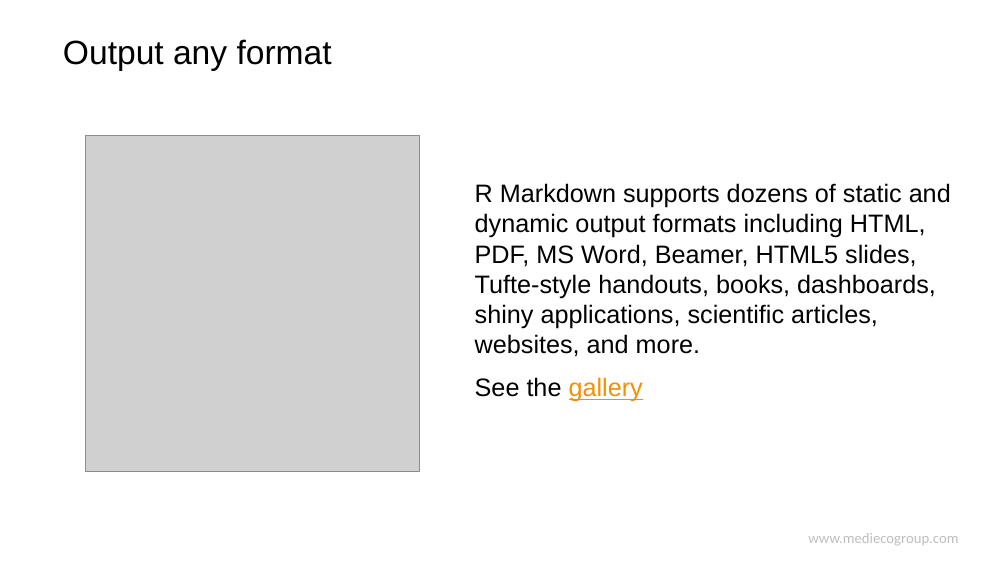
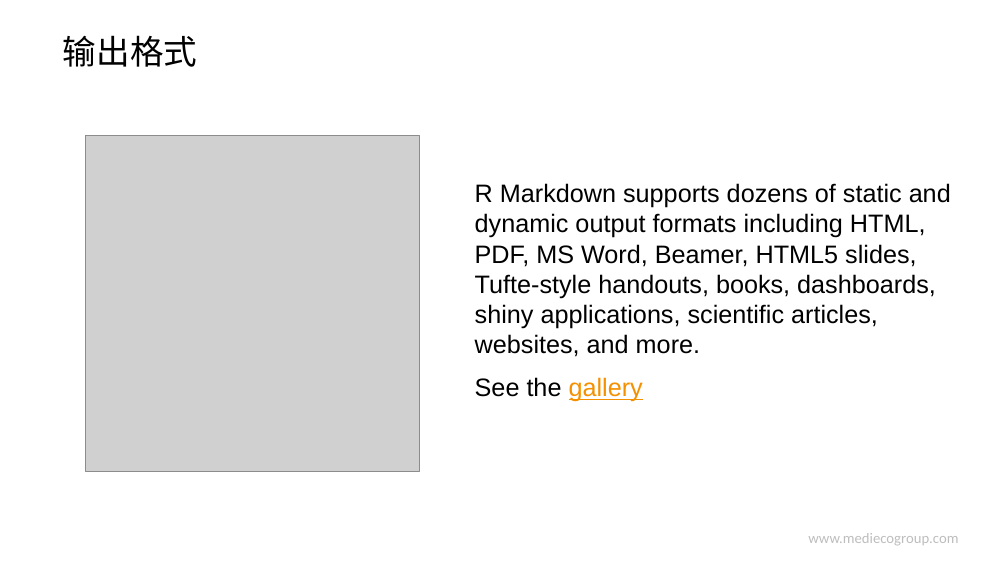
Before and after one commit to hao203/rmd_china, a slide deck: slide 8 of slides/00.Introduction/00.pptx. Drawn at 1008x567 pixels with LibreOffice and Linux fonts; fonts in the diff are those of the drawing; grey boxes stand for pictures; background and template pictures are left out. Boxes give left, top, right and bottom in pixels: in the first picture for what was removed or moved away, otherwise in the second. Text is boxed around its words. In the diff, an @@ line names an element or a change of style, - is before the commit and + after.

```diff
--- a/slides/00.Introduction/00.pptx
+++ b/slides/00.Introduction/00.pptx
@@ title at box(63, 35, 197, 67): text changed @@
-Output any format
+输出格式
```
Also in this commit, not shown: 8 other slides changed, 2 slides removed, 2 other files.
